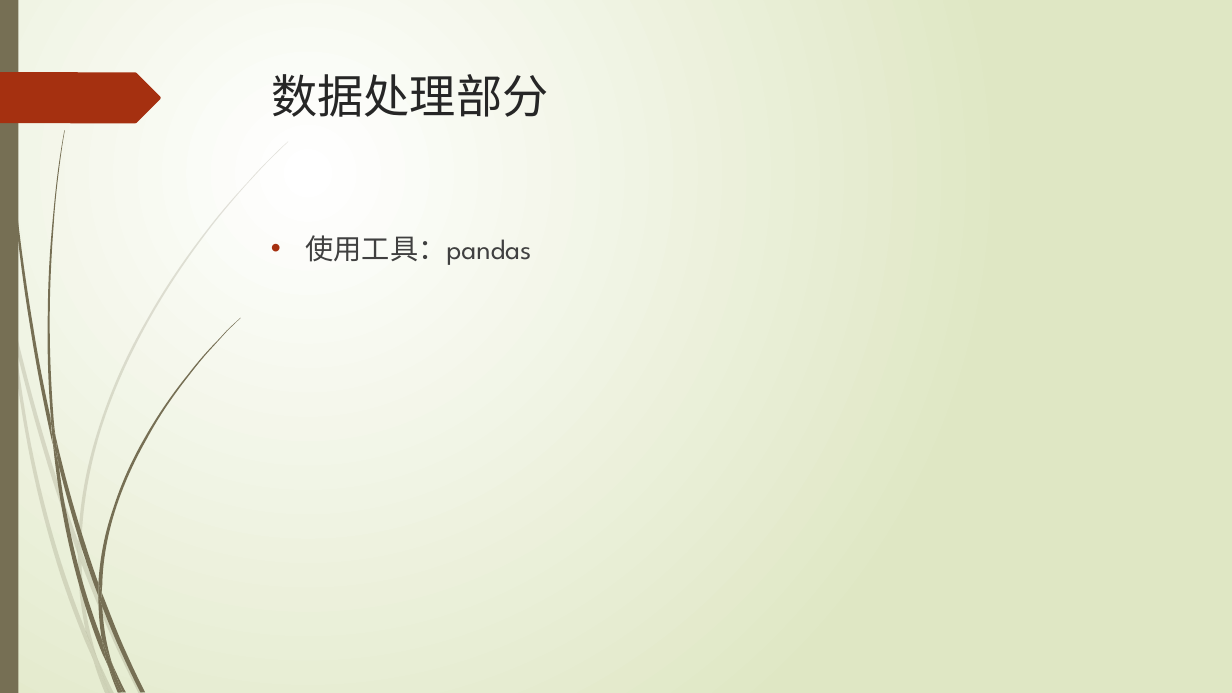
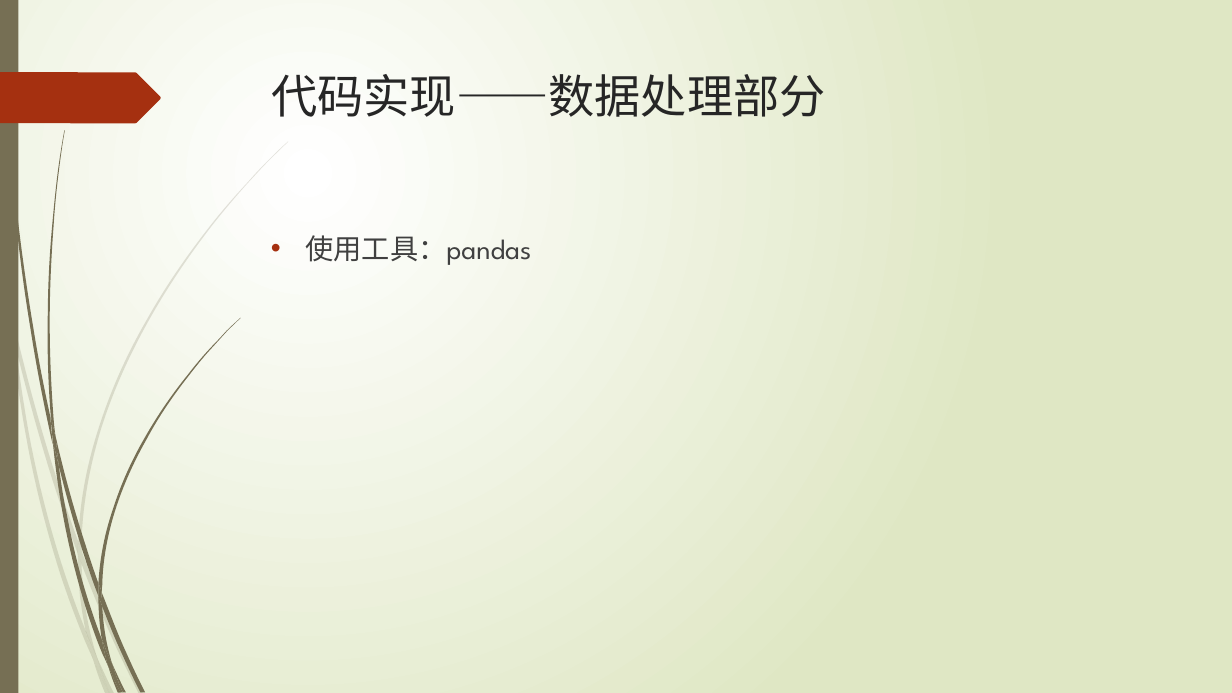
Before and after one commit to KylinJackson/Thesis, a slide deck: slide 8 of show/中期答辩.pptx. Drawn at 1232x693 pixels with LibreOffice and Linux fonts; fonts in the diff are those of the drawing. Boxes give left, top, right and bottom in pixels: in the first picture for what was removed or moved away, otherwise in the second. Text is boxed around its words. In the diff, an @@ line names an element or a change of style, - is before the commit and + after.

```diff
--- a/show/中期答辩.pptx
+++ b/show/中期答辩.pptx
@@ title at (x1=271, y1=74, x2=825, y2=117): text changed @@
-数据处理部分
+代码实现——数据处理部分
```
Also in this commit, not shown: 6 other slides changed, 7 slides added, 1 slide removed, 7 other files.
